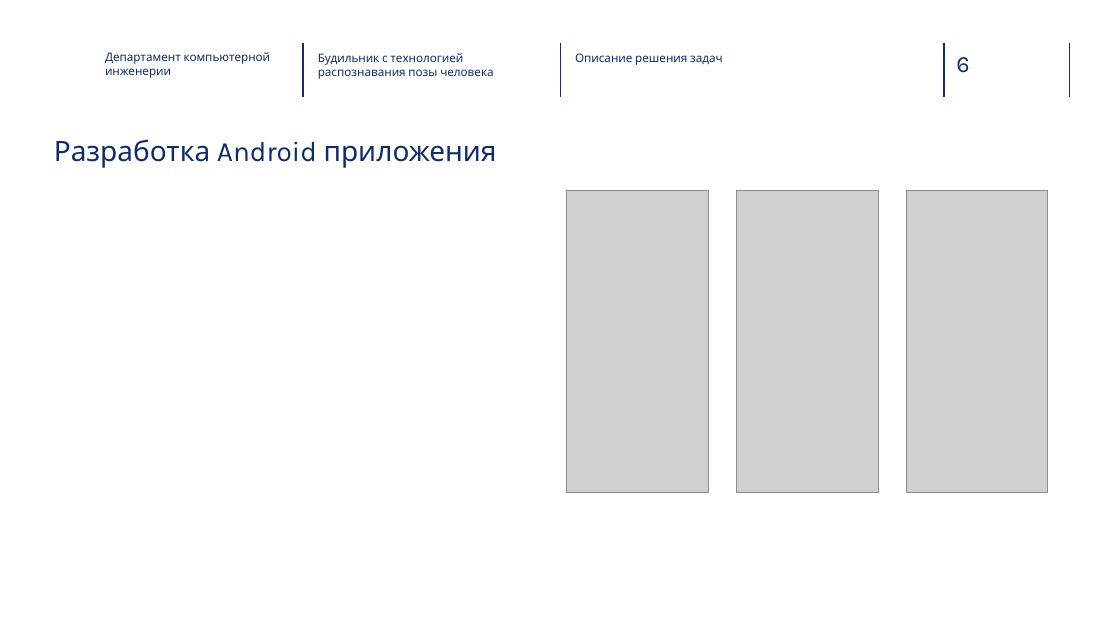
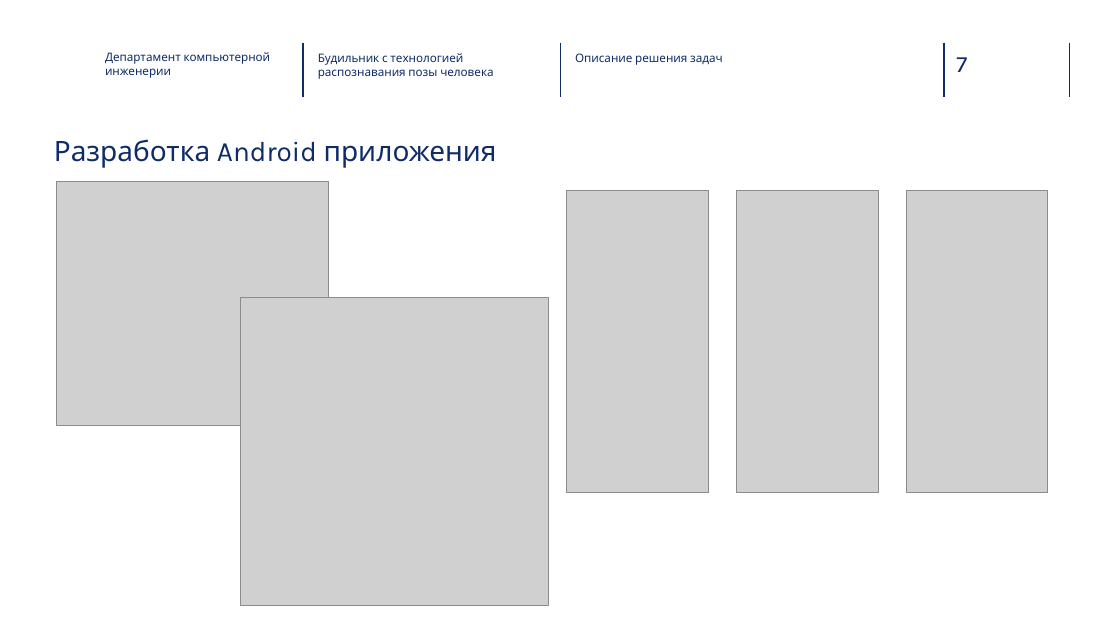
Before and after one commit to SynKolbasyn/alarm_clock, a slide deck: slide 7 of docs/alarm_clock.pptx (slide 6 before the commit). Drawn at 1120x630 pixels with LibreOffice and Linux fonts; fonts in the diff are those of the drawing; grey boxes stand for pictures; background and template pictures are left out. Boxes give left, top, right and bottom in pixels: in the first picture for what was removed or moved away, otherwise in the second. Text is boxed around its words. In the diff, an @@ line names an element or a change of style, - is before the commit and + after.

```diff
--- a/docs/alarm_clock.pptx
+++ b/docs/alarm_clock.pptx
@@ page number at (x1=956, y1=57, x2=967, y2=72): text changed @@
-6
+7
@@ picture added at (x1=56, y1=181, x2=328, y2=425) @@
@@ picture added at (x1=240, y1=297, x2=549, y2=606) @@
```
Also in this commit, not shown: 2 other slides changed, 1 slide added.
